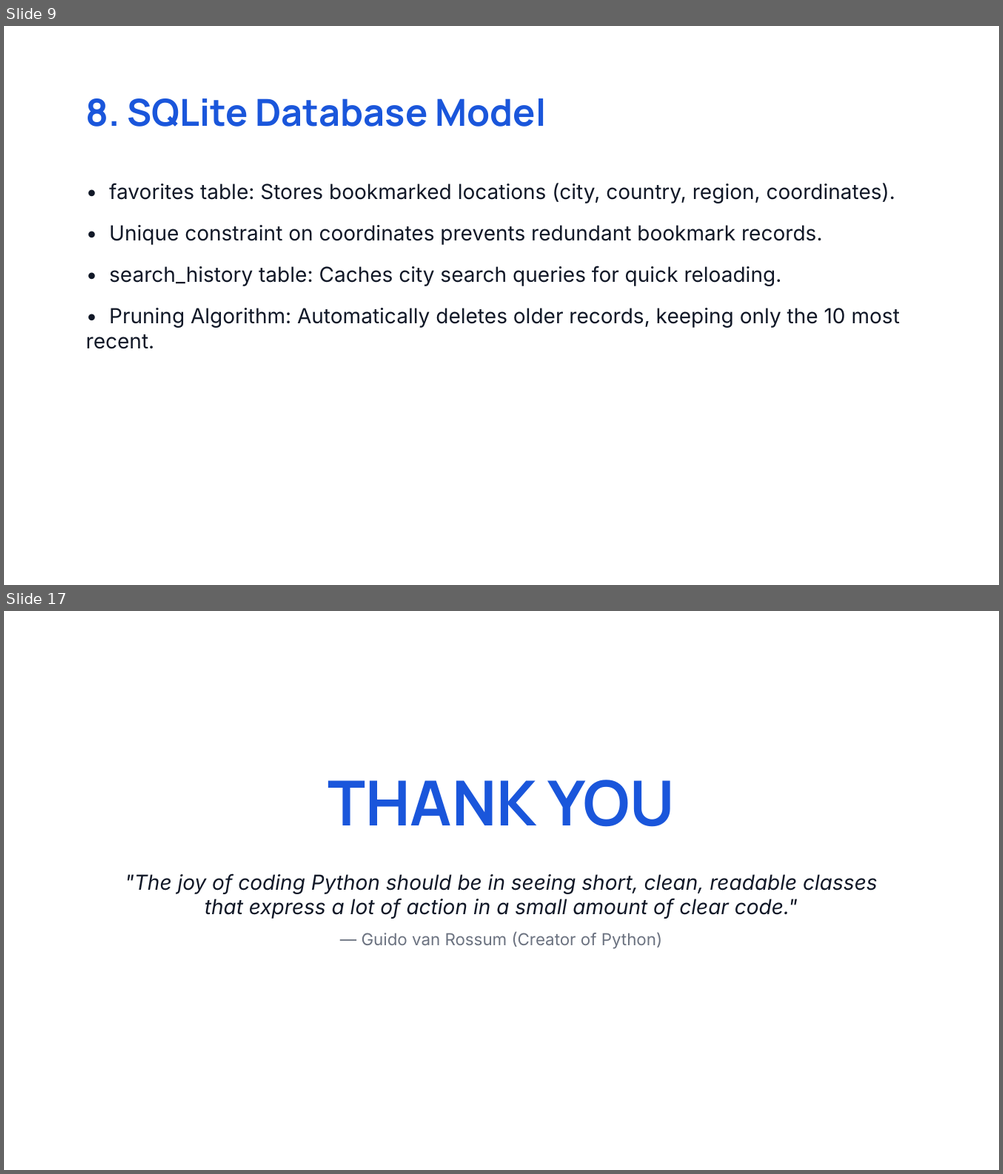
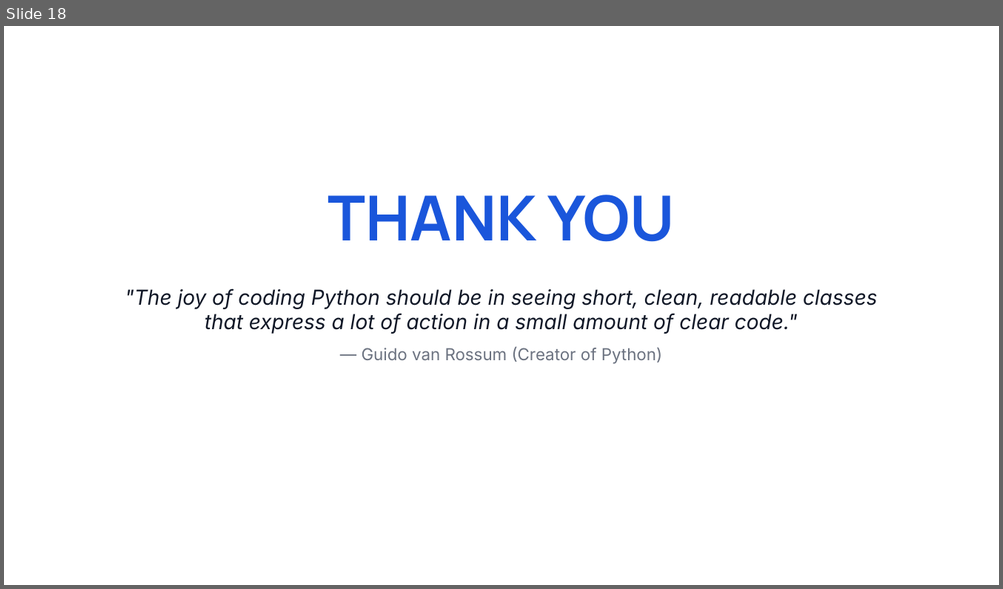
Before and after one commit to Shivaraj519/AeroQuest, a slide deck: AeroQuest_Presentation_Final.pptx. Shown one above the other, each under a label of ours: slides 9 and 17 before the commit, slide 18 after it; the slides between them are not shown. The pictures are 1003x1174 and 1003x589 pixels, drawn with LibreOffice and Linux fonts; fonts in the diff are those of the drawing. Boxes give left, top, right and bottom in pixels: in the first picture for what was removed or moved away, otherwise in the second. Text is boxed around its words. In the diff, an @@ line names an element or a change of style, - is before the commit and + after.

```diff
--- a/AeroQuest_Presentation_Final.pptx
+++ b/AeroQuest_Presentation_Final.pptx
@@ slide 9 removed at [4,26,999,585], background #FFFFFF @@
@@ text removed at [86,99,546,127] @@
-8. SQLite Database Model
@@ text removed at [86,183,899,349] @@
-• favorites table: Stores bookmarked locations (city, country, region, coordinates).
-• Unique constraint on coordinates prevents redundant bookmark records.
-• search_history table: Caches city search queries for quick reloading.
-• Pruning Algorithm: Automatically deletes older records, keeping only the 10 most recent.
@@ what was slide 17 is now slide 18 @@
```
Also in this commit, not shown: 5 slides changed, 12 slides added, 10 other slides removed, 1 other file.
